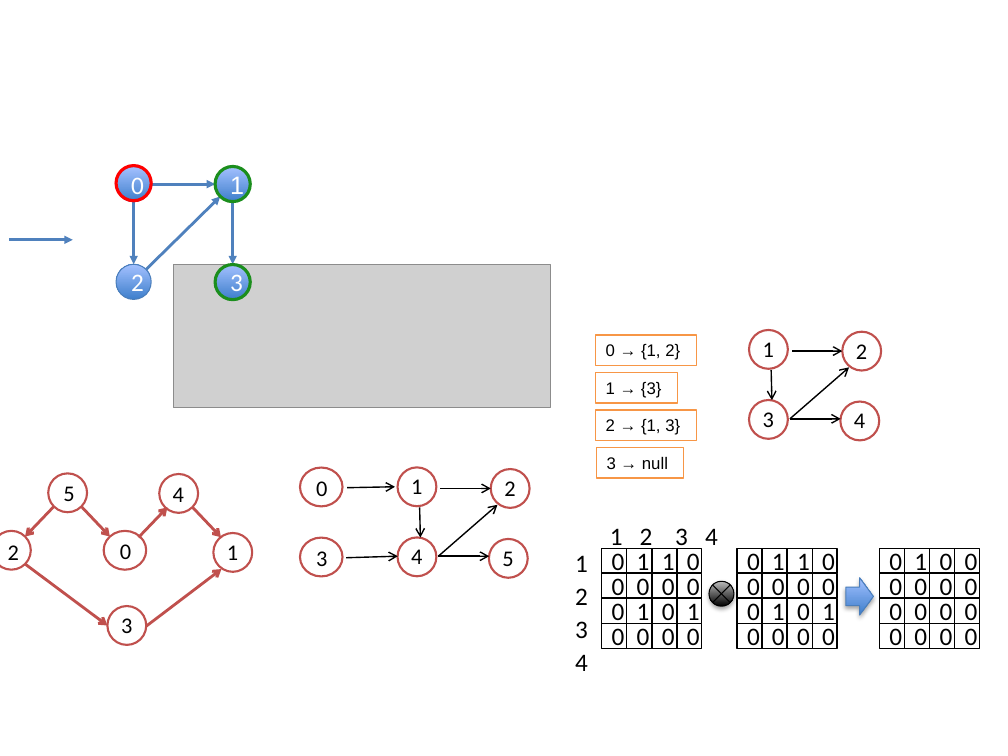
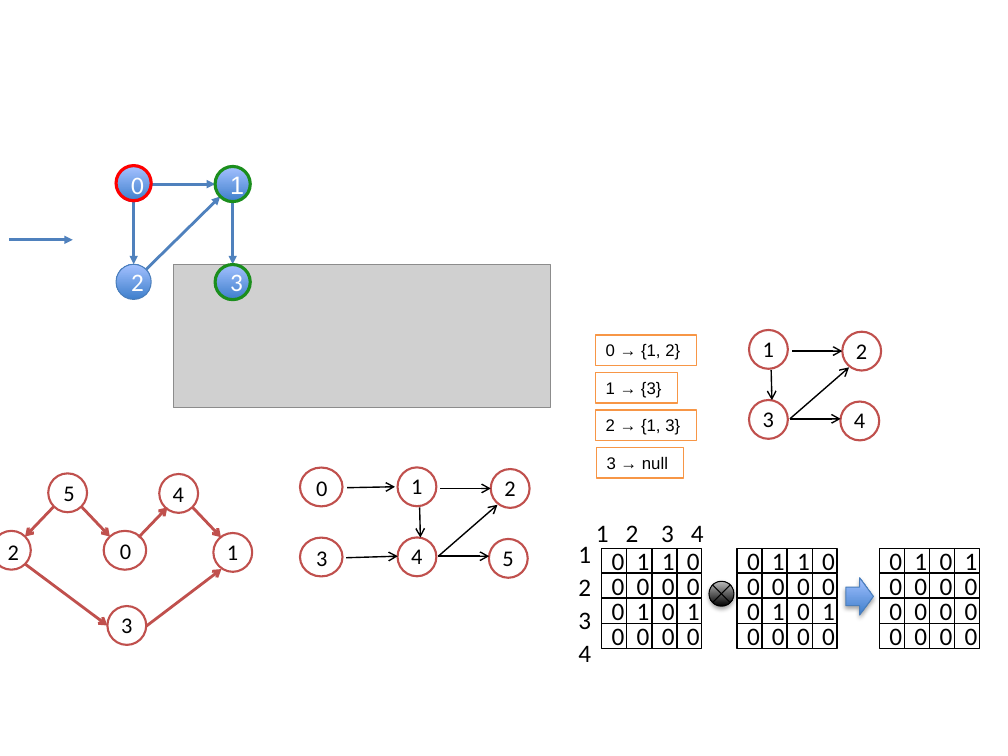
Before and after one commit to guhofstra/CSC111Fa25, a slide deck: slide 9 of FinalExamRelated.pptx. Drawn at 1008x756 pixels with LibreOffice and Linux fonts; fonts in the diff are those of the drawing; grey boxes stand for pictures. Boxes give left, top, right and bottom in pixels: in the first picture for what was removed or moved away, otherwise in the second. Text is boxed around its words. In the diff, an @@ line names an element or a change of style, - is before the commit and + after.

```diff
--- a/FinalExamRelated.pptx
+++ b/FinalExamRelated.pptx
@@ text "1" moved from (x1=575, y1=555, x2=588, y2=671) to (x1=578, y1=546, x2=591, y2=662) @@
@@ text "1 2 3 4" moved from (x1=610, y1=528, x2=718, y2=551) to (x1=596, y1=525, x2=704, y2=549) @@
@@ text in rectangle at (x1=965, y1=553, x2=978, y2=574): text changed @@
-0
+1
```
Also in this commit, not shown: 1 other file.
